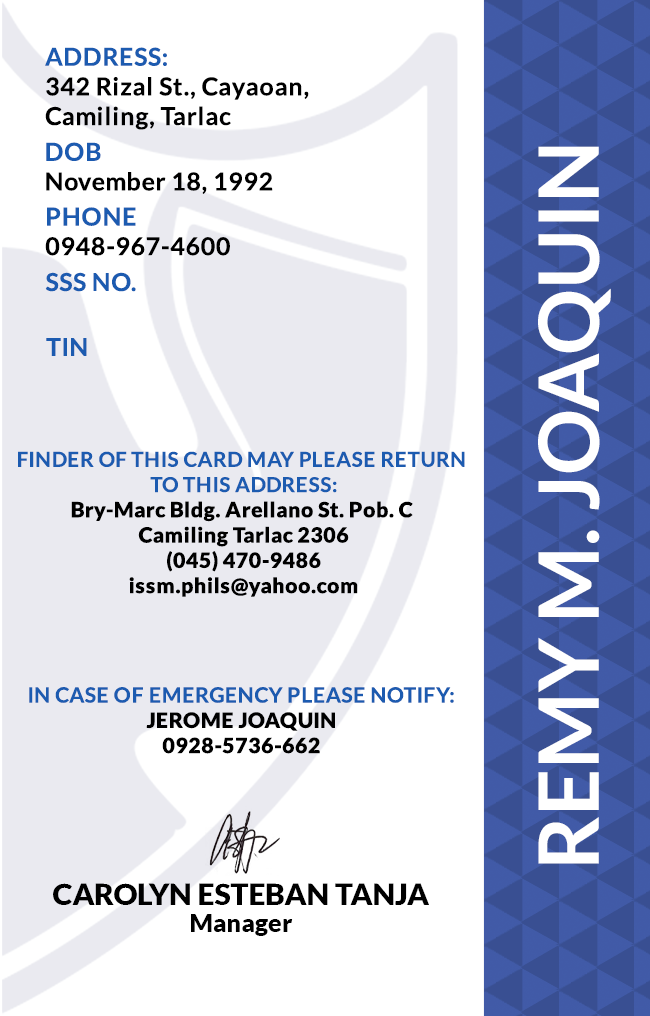
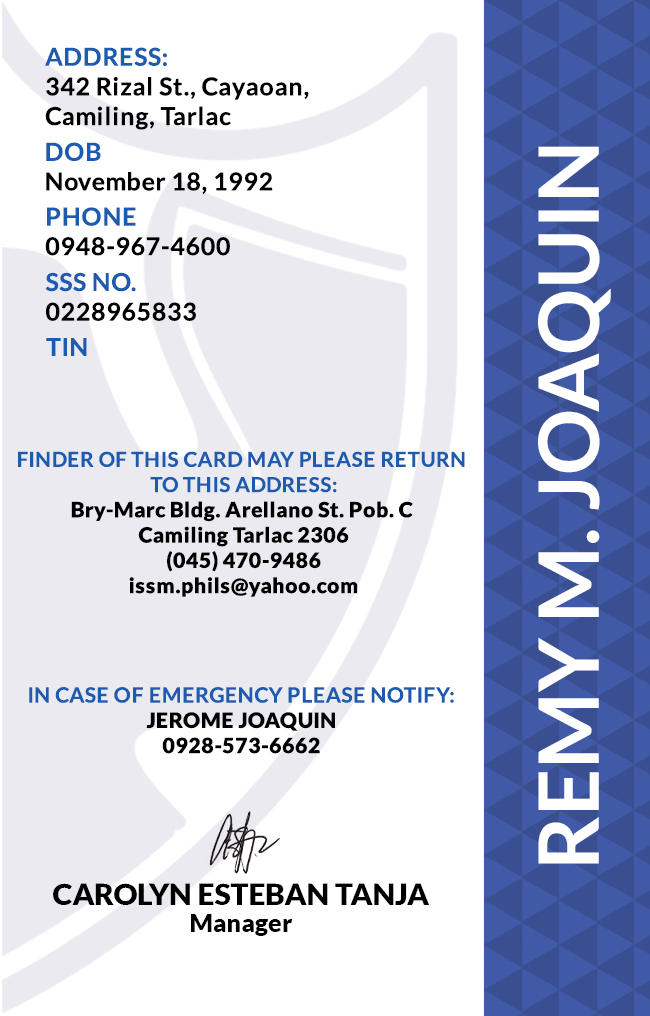
Before/after of a (650, 1016) layered artwork. What changed in the layer stack:
renamed "SSS NO." to "SSS NO. 0228965833", painted on it over [46, 302, 196, 321]
renamed "IN CASE OF EMERGENCY PLEASE NOTIFY: JEROME JOAQUIN 0928-5736-66" to "IN CASE OF EMERGENCY PLEASE NOTIFY: JEROME JOAQUIN 0928-573-666", painted on it over [261, 737, 281, 754]
